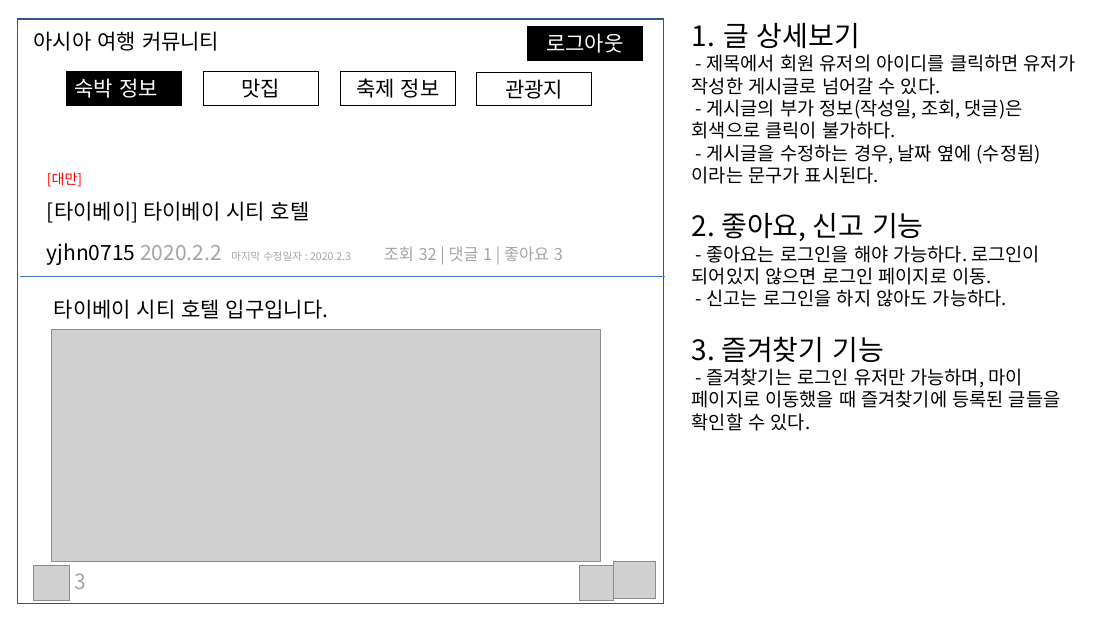
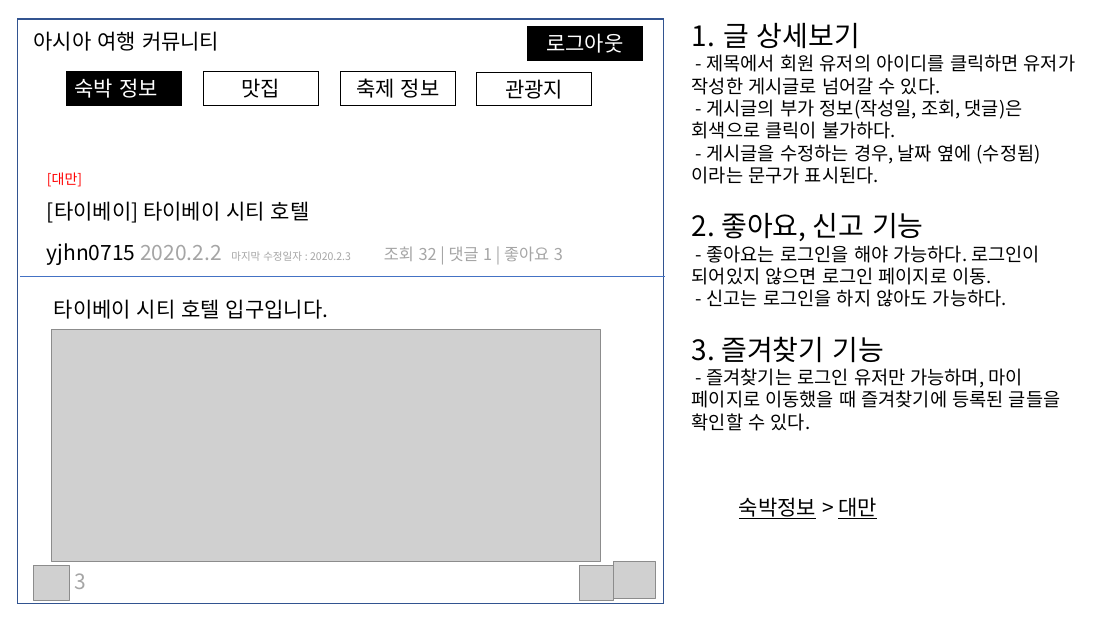
Before and after one commit to pjok1122/travel-community, a slide deck: slide 6 of 화면 기획서.pptx (slide 2 before the commit). Drawn at 1120x630 pixels with LibreOffice and Linux fonts; fonts in the diff are those of the drawing; grey boxes stand for pictures. Boxes give left, top, right and bottom in pixels: in the first picture for what was removed or moved away, otherwise in the second. Text is boxed around its words. In the diff, an @@ line names an element or a change of style, - is before the commit and + after.

```diff
--- a/화면 기획서.pptx
+++ b/화면 기획서.pptx
@@ text added at box(739, 497, 877, 519), 18 pt, text #000000, underline @@
+숙박정보 > 대만
```
Also in this commit, not shown: 3 other slides changed, 4 slides added, 10 other files.
